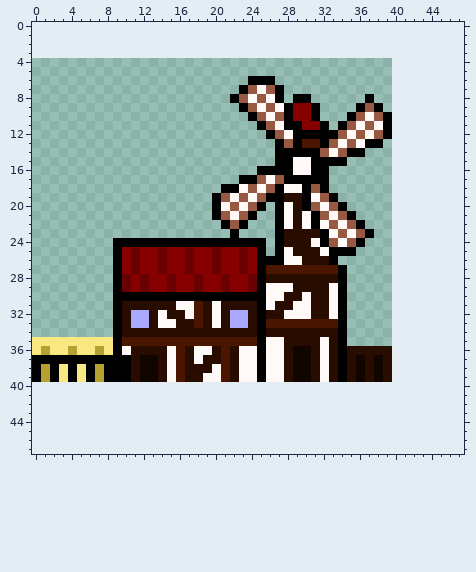
Pixel-art sprite, stored at images/village.png. The picture above was drawn from the file before the commit.
The file is 40x36 pixels. The old version is drawn lined up with the new one, on the new canvas.
New version:
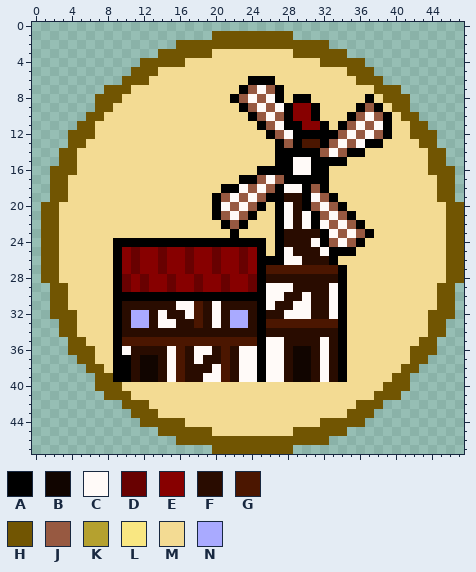
Palette (. is transparent): A #000000  B #110500  C #fffaf8  D #680101  E #870000  F #290c00  G #4b1600  H #715502  J #975941  K #b5a12f  L #f9e782  M #f3db93  N #a9aaff
The edit:
canvas 40x36 -> 48x48, the old top-left corner now at 0,4
Changed rows in their new state; - is an unchanged pixel.
first column x 0:
 1 --------------------HHHHHHHHH-------------------
 2 ----------------HHHHHHHHHHHHHHHHH---------------
 3 --------------HHHHHHMMMMMMMMMHHHHHH-------------
 4 ------------HHHHHMMMMMMMMMMMMMMMHHHHH-----------
 5 -----------HHHMMMMMMMMMMMMMMMMMMMMMHHH----------
 6 ----------HHHMMMMMMMMMMM---MMMMMMMMMHHH---------
 7 --------HHHMMMMMMMMMMMM-----MMMMMMMMMMHHH-------
 8 -------HHHMMMMMMMMMMMM------M--MMMMMM-MHHH------
 9 -------HHMMMMMMMMMMMMMM---------MMMM---MHH------
10 ------HHMMMMMMMMMMMMMMMM--------MMM-----MHH-----
11 -----HHMMMMMMMMMMMMMMMMMM--------M------MMHH----
12 ----HHHMMMMMMMMMMMMMMMMMMM--------------MMHHH---
13 ----HHMMMMMMMMMMMMMMMMMMMMM------------MMMMHH---
14 ---HHMMMMMMMMMMMMMMMMMMMMMM----------MMMMMMMHH--
15 ---HHMMMMMMMMMMMMMMMMMMMMMM--------MMMMMMMMMHH--
16 --HHHMMMMMMMMMMMMMMMMMMMM--------MMMMMMMMMMMHHH-
17 --HHMMMMMMMMMMMMMMMMMMM----------MMMMMMMMMMMMHH-
18 --HHMMMMMMMMMMMMMMMMM------------MMMMMMMMMMMMHH-
19 --HHMMMMMMMMMMMMMMMM--------------MMMMMMMMMMMHH-
20 -HHMMMMMMMMMMMMMMMMM------M--------MMMMMMMMMMMHH
21 -HHMMMMMMMMMMMMMMMMM-----MM---------MMMMMMMMMMHH
22 -HHMMMMMMMMMMMMMMMMMM---MMM----------MMMMMMMMMHH
23 -HHMMMMMMMMMMMMMMMMMMM-MMMM-----------MMMMMMMMHH
24 -HHMMMMMM-----------------M----------MMMMMMMMMHH
25 -HHMMMMMM-----------------M---------MMMMMMMMMMHH
26 -HHMMMMMM-------------------------MMMMMMMMMMMMHH
27 -HHMMMMMM--------------------------MMMMMMMMMMMHH
28 -HHMMMMMM--------------------------MMMMMMMMMMMHH
29 --HHMMMMM--------------------------MMMMMMMMMMHH-
30 --HHMMMMM--------------------------MMMMMMMMMMHH-
31 --HHMMMMM--------------------------MMMMMMMMMMHH-
32 --HHHMMMM--------------------------MMMMMMMMMHHH-
33 ---HHMMMM--------------------------MMMMMMMMMHH--
34 ---HHMMMM--------------------------MMMMMMMMMHH--
35 ....HHMMM--------------------------MMMMMMMMHH---
36 ....HHHMM--------------------------MMMMMMMHHH---
37 .....HHMM--------------------------MMMMMMMHH----
38 ......HHM--------------------------MMMMMMHH-----
39 .......HH--------------------------MMMMMHH------
40 -------HHHMMMMMMMMMMMMMMMMMMMMMMMMMMMMMHHH------
41 --------HHHMMMMMMMMMMMMMMMMMMMMMMMMMMMHHH-------
42 ----------HHHMMMMMMMMMMMMMMMMMMMMMMMHHH---------
43 -----------HHHMMMMMMMMMMMMMMMMMMMMMHHH----------
44 ------------HHHHHMMMMMMMMMMMMMMMHHHHH-----------
45 --------------HHHHHHMMMMMMMMMHHHHHH-------------
46 ----------------HHHHHHHHHHHHHHHHH---------------
47 --------------------HHHHHHHHH-------------------
Changed places in both pictures, as pixel boxes (x1, y1, x2, y2):
changed: (32, 31, 464, 454)
